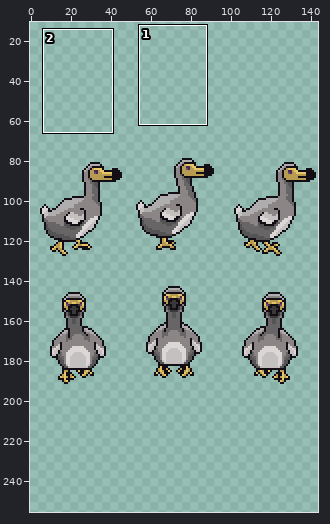
Two states of a sprite sheet, sprite/animal/dodo/PNG/48x64/dodo.png. Above, an overview of the earlier version with the close-up marked.
Close-up. Old version:
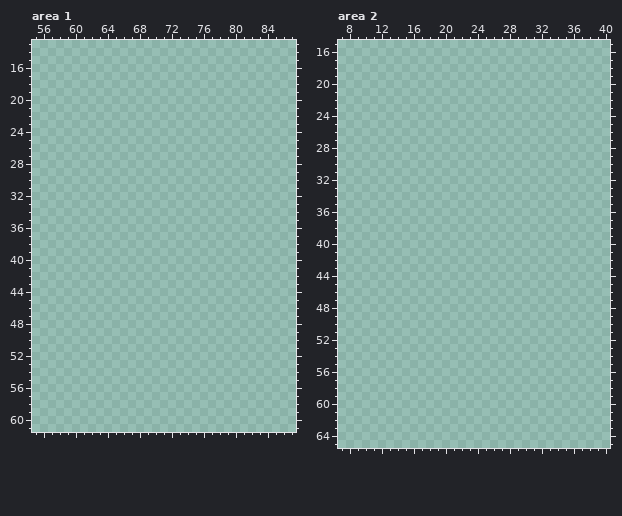
The file is 144x256 pixels. Shown: area 1: x 55..87, y 13..61; area 2: x 7..40, y 15..65. The wide view leaves out empty margins. The commit also changed other parts of the picture, which this record leaves out.
After:
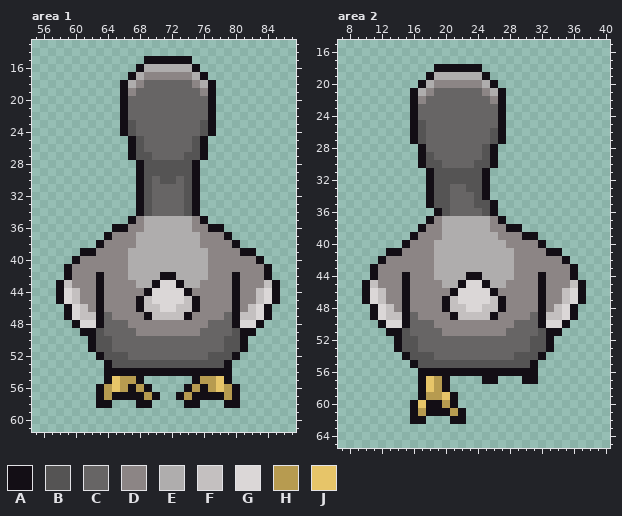
Palette (. is transparent): A #130e15  B #555454  C #676565  D #8c8585  E #afadad  F #c4c0c0  G #dbd7d7  H #b79b50  J #e7c569
What changed:
Changed rows in their new state; - is an unchanged pixel.
Area 1:
first column x 58:
15 -----------AAAAAA-----------
16 ----------AEEEEEEA----------
17 ---------AEDDDDDDEA---------
18 --------AEDCCCCCCDEA--------
19 --------ADCCCCCCCCDA--------
20 --------ACCCCCCCCCCA--------
21 --------ACCCCCCCCCCA--------
22 --------ACCCCCCCCCCA--------
23 --------ABCCCCCCCCBA--------
24 --------ABCCCCCCCCBA--------
25 ---------ABCCCCCCBA---------
26 ---------ABCCCCCCBA---------
27 ---------ABBCCCCBBA---------
28 ----------ABBBBBBA----------
29 ----------ABBBBBBA----------
30 ----------ABCBBCBA----------
31 ----------ABCCCCBA----------
32 ----------ABCCCCBA----------
33 ----------ABCCCCBA----------
34 ----------ABCCCCBA----------
35 ---------ADEEEEEEDA---------
36 -------AADDEEEEEEDDAA-------
37 ------ADDDEEEEEEEEDDDA------
38 -----ADDDDEEEEEEEEDDDDA-----
39 ---AADDDDEEEEEEEEEEDDDDAA---
40 --ADDDDDDEEEEEEEEEEDDDDDDA--
41 -ADDDDDDDEEEEEEEEEEDDDDDDDA-
42 -ADDDADDDEEEEAAEEEEDDDADDDA-
43 AFDDDADDDDEEAGGAEEDDDDADDDFA
44 AGFDDADDDDDAGGGGADDDDDADDFGA
45 AGFDDADDDDAFGGGGFADDDDADDFGA
46 -AGFDADDDDAFFGGFFADDDDADFGA-
47 -AGFFACDDDDAFFFFADDDDCAFFGA-
48 --AGGACCCDDDDDDDDDDCCCAGGA--
49 ---AABCCCCDDDDDDDDCCCCBAA---
50 ----ABBCCCCCCCCCCCCCCBBA----
51 ----ABBCCCCCCCCCCCCCCBBA----
52 -----ABBBCCCCCCCCCCBBBA-----
53 ------ABBBBBBBBBBBBBBA------
54 ------AAAAAAAAAAAAAAAA------
55 ------AJHHA------AHHJA------
56 -----AHJHAHA----AHAHJHA-----
57 -----AHAAAAHA--AHAAAAHA-----
58 -----AA---AA----AA---AA-----
Area 2:
first column x 10:
18 ---------AAAAAA-------------
19 --------AEEEEEEA------------
20 -------AEDDDDDDEA-----------
21 ------AEDCCCCCCDEA----------
22 ------ADCCCCCCCCDA----------
23 ------ACCCCCCCCCCA----------
24 ------ACCCCCCCCCCA----------
25 ------ABCCCCCCCCCA----------
26 ------ABCCCCCCCCBA----------
27 ------ABCCCCCCCCBA----------
28 -------ACCCCCCCBA-----------
29 -------ABCCCCCCBA-----------
30 -------ABBCCCCBBA-----------
31 --------ABBBBBBA------------
32 --------ABBBBBBA------------
33 --------ABBCCBBA------------
34 --------ABBCCCBA------------
35 --------ABBCCCBBA-----------
36 ---------ABCCCCBA-----------
37 --------ADEEEEEEDA----------
38 -------ADDEEEEEEDDAA--------
39 ------ADDDEEEEEEEDDDAA------
40 -----ADDDEEEEEEEEEDDDDA-----
41 ---AADDDDEEEEEEEEEEDDDDAA---
42 --ADDDDDDEEEEEEEEEEDDDDDDA--
43 -ADDDDDDDEEEEEEEEEEDDDDDDDA-
44 -ADDDADDDEEEEAAEEEEDDDADDDA-
45 AFDDDADDDDEEAGGAEEDDDDADDDFA
46 AGFDDADDDDDAGGGGADDDDDADDFGA
47 AGFDDADDDDAFGGGGFADDDDADDFGA
48 -AGFDADDDDAFFGGFFADDDDADFGA-
49 -AGFFACDDDDAFFFFADDDDCAFFGA-
50 --AGGACCCDDDDDDDDDDCCCAGGA--
51 ---AABCCCCDDDDDDDDCCCCBAA---
52 ----ABBCCCCCCCCCCCCCCBBA----
53 ----ABBCCCCCCCCCCCCCCBBA----
54 -----ABBBCCCCCCCCCCBBBA-----
55 ------ABBBBBBBBBBBBBBA------
56 -------AAAAAAAAAAAAAAA------
57 -------AJHA----AA---AA------
58 -------AJHA-----------------
59 -------AHHJA----------------
60 ------AJAAHA----------------
61 ------AHAAAHA---------------
62 ------AA---AA---------------
Changed places in both close-ups, as pixel boxes (x1, y1, x2, y2):
added: (56, 56, 280, 408)
added: (362, 64, 586, 424)
